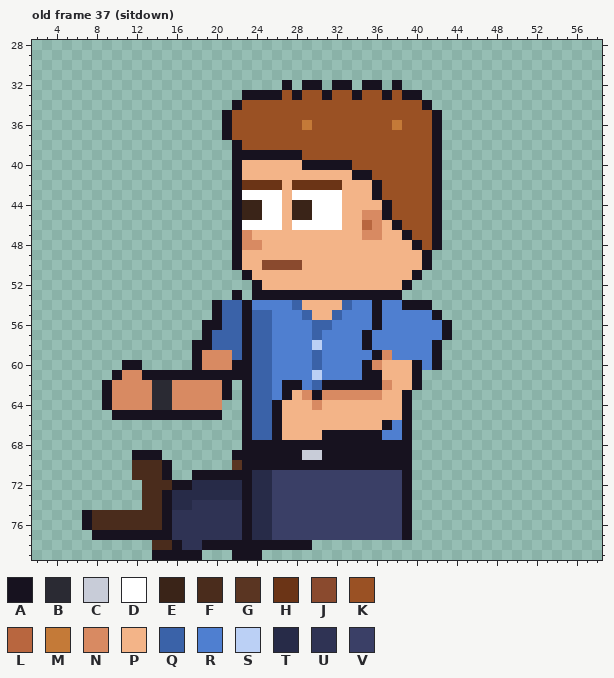
Two versions of one pixel-art file, sprites/custom/custom_intern_curly_left_anim.aseprite. The first picture shows the starting point.
64x80 pixels, 85 frames. Colours within 5 levels of each other are drawn and written as one. Shown: old frame 37 (sitdown): x 2..58, y 28..79. The commit also changed other frames, which this record leaves out.
Visible layers, top first: "Hair", "Face", "Watch", "Near Arm", "Collar", "Belt", "Shirt", "Body", "Back Arm", "Pants", "Shoes".
Palette (. is transparent): A #17121f  B #2a2a33  C #c8ccd8  D #ffffff  E #3a2418  F #4a2c1c  G #5a3522  H #6b3416  J #8a4a2e  K #9a5124  L #b8663f  M #c47a38  N #d88a62  P #f3b488  Q #3a62a8  R #4f7fd0  S #bbd0f5  T #272b48  U #2f3354  V #3a3f66
Pixels before, old frame 37 (sitdown) (only the part around the change), first column x 2:
28 ...................................................
29 ...................................................
30 ...................................................
31 ...................................................
32 .........................A.AA.AA.AA.A..............
33 .....................AAAAKAKKAKKAKKAKAA............
34 ....................AKKKKKKKKKKKKKKKKKKA...........
35 ...................AKKKKKKKKKKKKKKKKKKKKA..........
36 ...................AKKKKKKKMKKKKKKKKMKKKA..........
37 ...................AKKKKKKKKKKKKKKKKKKKKA..........
38 ....................AKKKKKKKKKKKKKKKKKKKA..........
39 ....................AAAAAAAKKKKKKKKKKKKKA..........
40 ....................APPPPPPAAAAAKKKKKKKKA..........
41 ....................APPPPPPPPPPPAAKKKKKKA..........
42 ....................AHHHHPHHHHHPPPAKKKKKA..........
43 ....................ADDDDPDDDDDPPPAKKKKKA..........
44 ....................AEEDDPEEDDDPPPPAKKKKA..........
45 ....................AEEDDPEEDDDPPNNAKKKKA..........
46 ....................ADDDDPDDDDDPPLNPAKKKA..........
47 ....................ANPPPPPPPPPPPNNPPAKKA..........
48 ....................ANNPPPPPPPPPPPPPPPAKA..........
49 ....................APPPPPPPPPPPPPPPPPPA...........
50 ....................APPJJJJPPPPPPPPPPPPA...........
51 .....................APPPPPPPPPPPPPPPPA............
52 ......................APPPPPPPPPPPPPPA.............
53 ....................A.AAAAAAAAAAAAAAA..............
54 ..................AQQARRRRQPPPPQRRARRAAA...........
55 ..................AQQAQQRRRQPPQRRRARRRRRA..........
56 .................AAQQAQQRRRRQQRRRRARRRRRRA.........
57 .................AQQQAQQRRRRQRRRRARRRRRRRA.........
58 ................AAQQQAQQRRRRSRRRRARRRRRRA..........
59 ................ANNNQAQQRRRRQRRRRRANRRRRA..........
60 .........AA.....ANNNAAQQRRRRQRRRRANPPPARA..........
61 ........ANNAAAAAAAAAAAQQRRRRSRRRRAAPPPA............
62 .......ANNNNBBNNNNNA.AQQRAARQAAAAAANPPA............
63 .......ANNNNBBNNNNNA.AQQRAPNANNNNNNPPA.............
64 .......ANNNNBBNNNNN..AQQAPPPNPPPPPPPPA.............
65 ........AAAAAAAAAAA..AQQAPPPPPPPPPPPPA.............
66 .....................AQQAPPPPPPPPPPARA.............
67 .....................AQQAPPPPAAAAAARRA.............
68 .....................AAAAAAAAAAAAAAAAA.............
69 ..........AAA.......AAAAAAACCAAAAAAAAA.............
70 ..........FFFA......GAAAAAAAAAAAAAAAAA.............
71 ..........FFFA..AAAAAATTVVVVVVVVVVVVVA.............
72 ...........FFFAATTTTTATTVVVVVVVVVVVVVA.............
73 ...........FFATTTTTTTATTVVVVVVVVVVVVVA.............
74 ...........FFATTUUUUUATTVVVVVVVVVVVVVA.............
75 .....AFFFFFFFAUUUUUUUATTVVVVVVVVVVVVVA.............
76 .....AFFFFFFFAUUUUUUUATTVVVVVVVVVVVVVA.............
77 ......AAAAAAAAUUUUUUUATTVVVVVVVVVVVVVA.............
Now the later version:
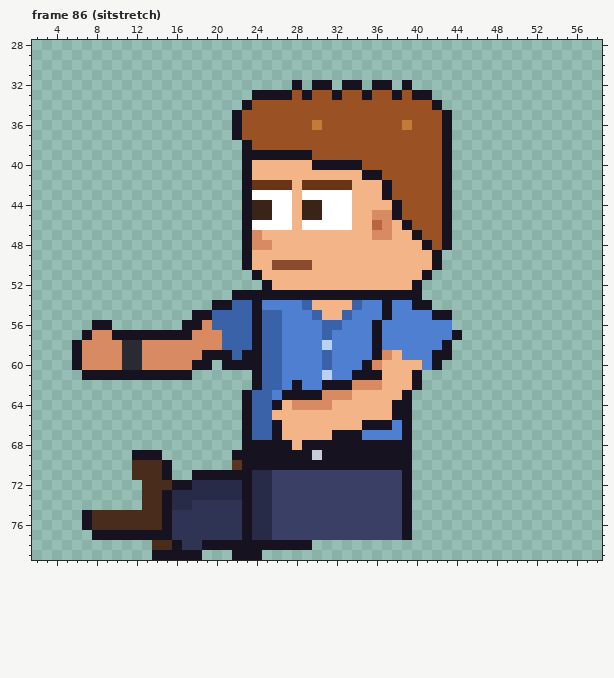
A new or re-ordered frame is compared with the old frame closest to it.
Edits made:
frames 85 -> 123
Changed rows in their new state; - is an unchanged pixel.
Frame 86 (sitstretch) is new; against old frame 37 (sitdown):
first column x 6:
32 ---------------------.A.-A.-A.-A.A-----
33 -----------------.---AKA-KA-KA-KAK-A---
34 ----------------.A-----------------KA--
35 ---------------.A-------------------KA-
36 ---------------.A------KM-------KM--KA-
37 ---------------.A-------------------KA-
38 ----------------.A------------------KA-
39 ----------------.------A------------KA-
40 ----------------.A-----P----A-------KA-
41 ----------------.A----------P-A-----KA-
42 ----------------.A---HP----H--PA----KA-
43 ----------------.A---DP----D--PA----KA-
44 ----------------.A-E-DP-E--D---PA---KA-
45 ----------------.A-E-DP-E--D-P-NA---KA-
46 ----------------.A---DP----D-PLNPA--KA-
47 ----------------.AN----------P-N-PA-KA-
48 ----------------.A-N--------------PAKA-
49 ----------------.A-----------------PA--
50 ----------------.A-P---J-----------PA--
51 -----------------.A---------------PA---
52 ------------------.A-------------PA----
53 -----------------A---------------AA----
54 ---------------A-QA---RQ---PQ-RA-R-----
55 ------------AAQ--QA-Q--RQ-PQ--RA-----A-
56 --AA-------AANQ--QA-Q---R-Q----------R-
57 -ANNAAAAAAAANNN--QA-Q---RQ---RA------RA
58 ANNNNBBNNNNNNNN--QA-Q---RS---RA-----RA-
59 ANNNNBBNNNNNNAAA--A-Q---RQ------P----A-
60 ANNNNBBNNNNN-A.A--A-Q---RQ--------P----
61 -AAA-AA-----......A-Q---RS--A----------
62 ---.............-.A-QR--R---NNNP-------
63 ---.............------AA----PPP--------
64 ---............-------NN-N------A------
65 ----...........-----P-----------A------
66 -----------------------------AA--------
67 -------------------------P---RR--------
68 ----------------------P----------------
69 -----------------------A---------------
Changed places in both pictures, as pixel boxes (x1, y1, x2, y2):
changed: (72, 80, 462, 460)
